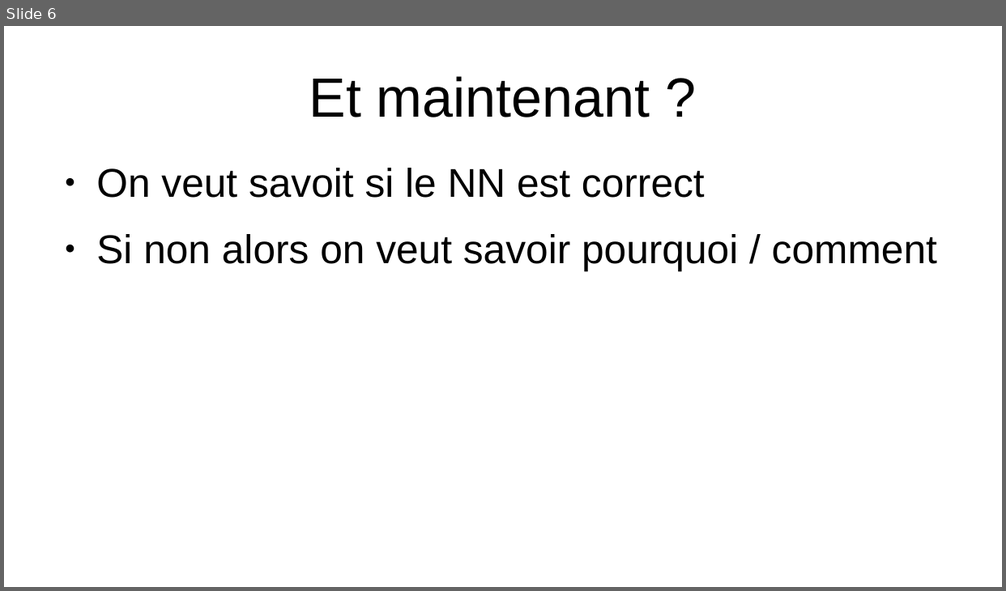
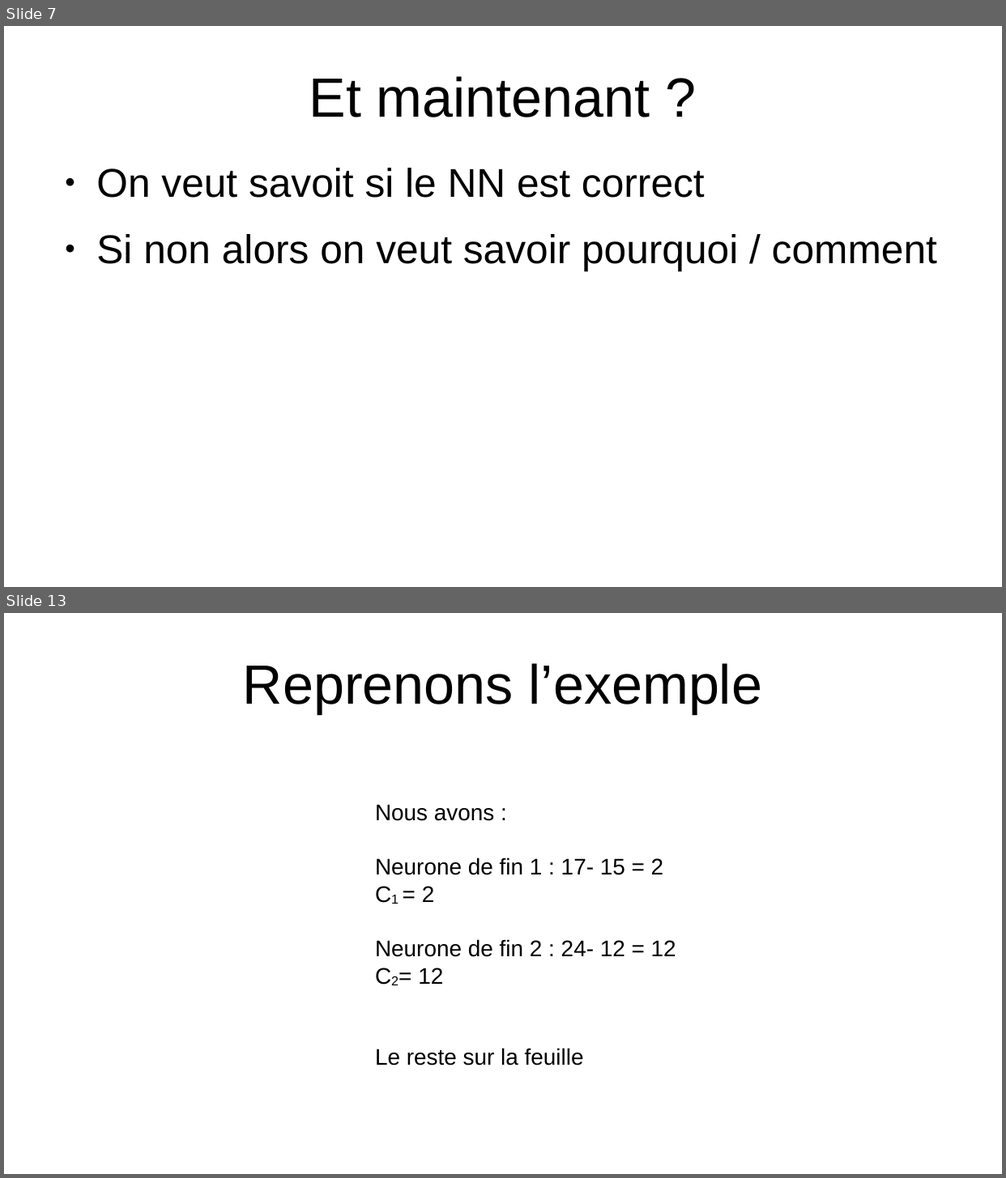
Before and after one commit to Romain-Brg/NN_scheduler_5G, a slide deck: cours_NN.odp. Shown one above the other, each under a label of ours: slide 6 before the commit, slides 7 and 13 after it; the slides between them are not shown. The pictures are 1006x591 and 1006x1178 pixels, drawn with LibreOffice and Linux fonts; fonts in the diff are those of the drawing. Boxes give left, top, right and bottom in pixels: in the first picture for what was removed or moved away, otherwise in the second. Text is boxed around its words. In the diff, an @@ line names an element or a change of style, - is before the commit and + after.

```diff
--- a/cours_NN.odp
+++ b/cours_NN.odp
@@ slide 13 added at (4, 613, 1002, 1174), background #FFFFFF @@
@@ title added at (243, 663, 762, 714), 44 pt, text #000000 @@
+Reprenons l’exemple
@@ text added at (375, 804, 676, 1066), 18 pt, text #000000 @@
+Nous avons :
+Neurone de fin 1 : 17- 15 = 2
+C1 = 2
+Neurone de fin 2 : 24- 12 = 12
+C2= 12
+Le reste sur la feuille
@@ what was slide 6 is now slide 7 @@
```
Also in this commit, not shown: 4 slides changed, 8 other slides added, 1 slide removed, 10 other files.
